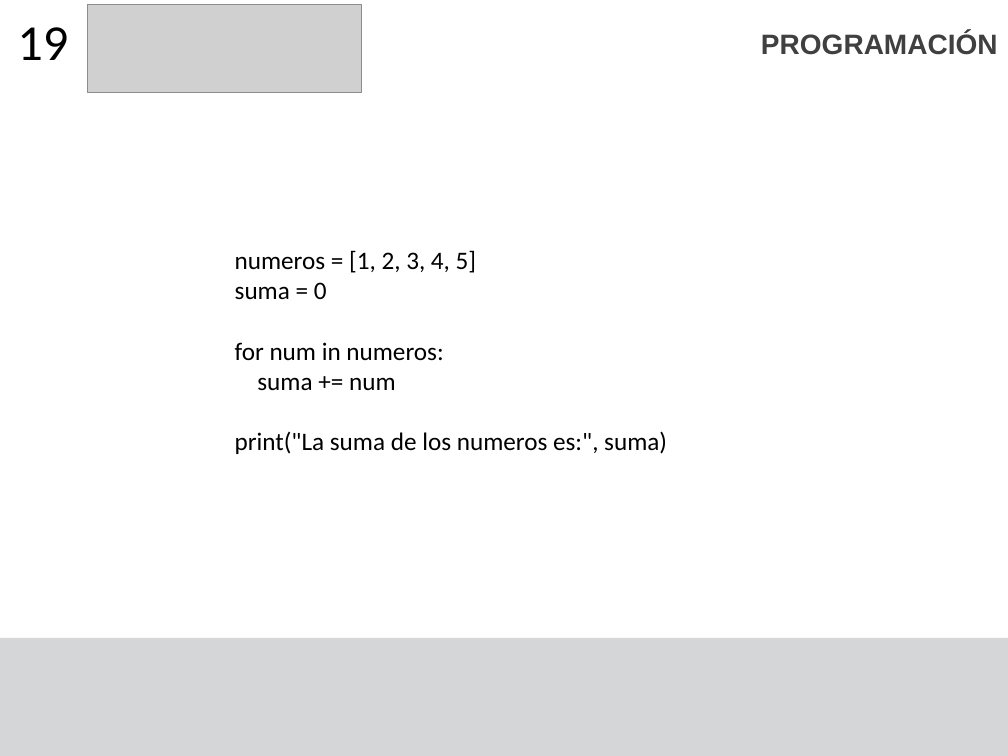
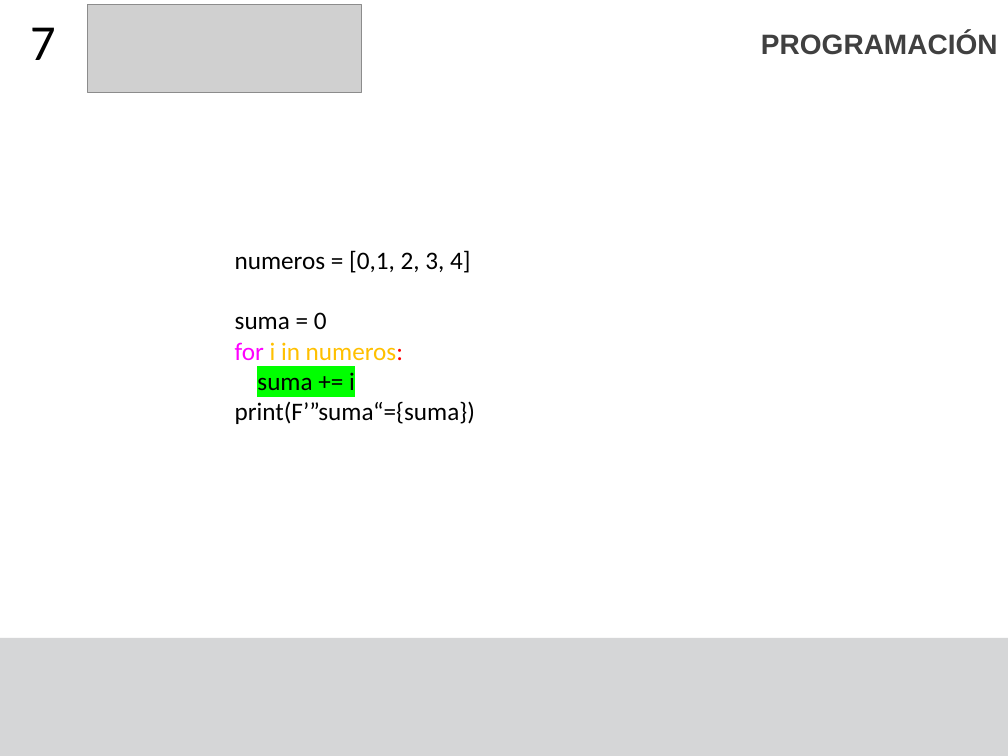
Before and after one commit to F4bian1012/Intro_Programacion, a slide deck: slide 7 of Sesion_5/Condicionales y ciclos.pptx (slide 22 before the commit). Drawn at 1008x756 pixels with LibreOffice and Linux fonts; fonts in the diff are those of the drawing; grey boxes stand for pictures. Boxes give left, top, right and bottom in pixels: in the first picture for what was removed or moved away, otherwise in the second. Text is boxed around its words. In the diff, an @@ line names an element or a change of style, - is before the commit and + after.

```diff
--- a/Sesion_5/Condicionales y ciclos.pptx
+++ b/Sesion_5/Condicionales y ciclos.pptx
@@ title at <box>30,27,56,60</box>: text changed @@
-19
+7
@@ text at <box>235,250,470,273</box>: text changed @@
-numeros = [1, 2, 3, 4, 5]
+numeros = [0,1, 2, 3, 4]
@@ text at <box>235,342,475,424</box>: text changed @@
-for num in numeros:
-suma += num
-print("La suma de los numeros es:", suma)
+for i in numeros:
+suma += i
+print(F’”suma“={suma})
```
Also in this commit, not shown: 6 other slides changed, 3 slides added, 20 slides removed, 1 other file.
